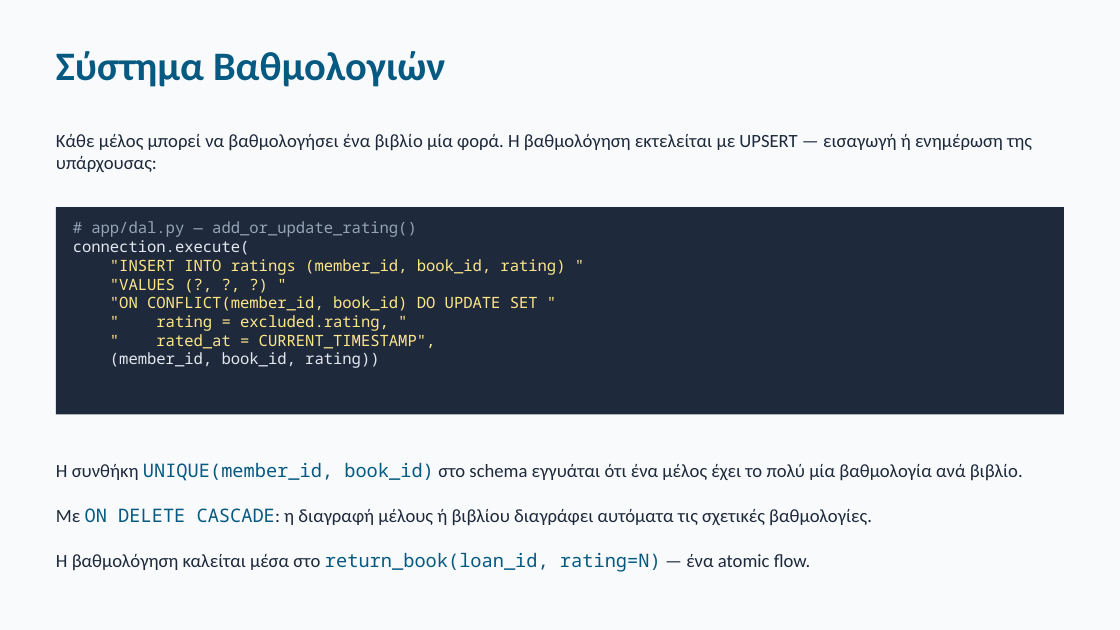
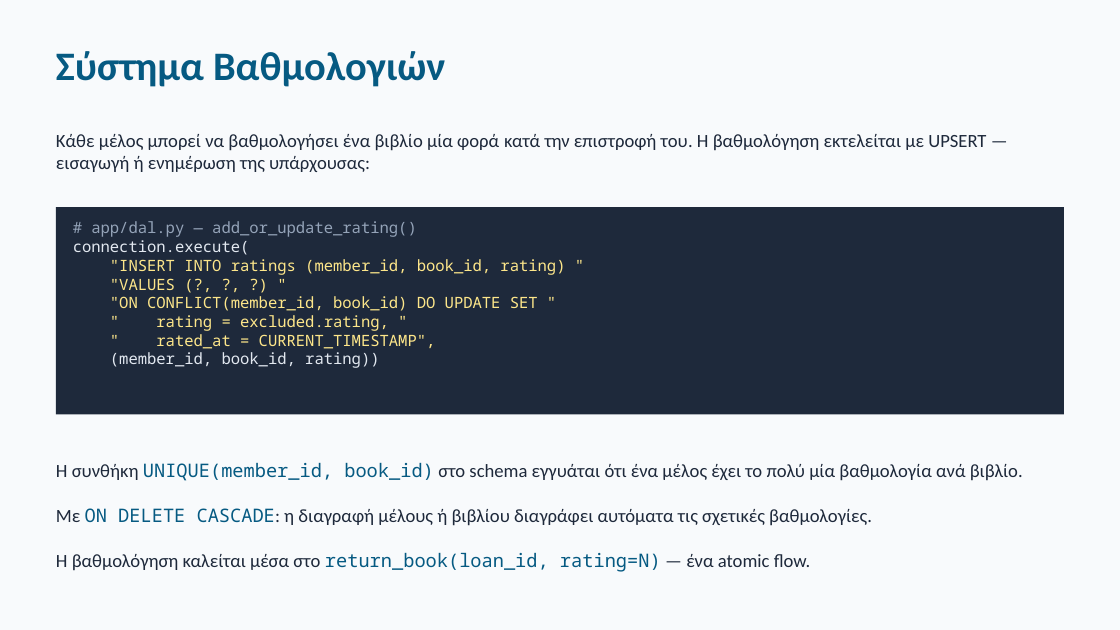
Before and after one commit to JohnNtirintis/EAP-Python-SQLLite-Demo, a slide deck: slide 8 of presentation/presentation.pptx. Drawn at 1120x630 pixels with LibreOffice and Linux fonts; fonts in the diff are those of the drawing. Boxes give left, top, right and bottom in pixels: in the first picture for what was removed or moved away, otherwise in the second. Text is boxed around its words. In the diff, an @@ line names an element or a change of style, - is before the commit and + after.

```diff
--- a/presentation/presentation.pptx
+++ b/presentation/presentation.pptx
@@ text at (x1=56, y1=134, x2=986, y2=172): text changed @@
-Κάθε μέλος μπορεί να βαθμολογήσει ένα βιβλίο μία φορά. Η βαθμολόγηση εκτελείται με UPSERT — εισαγωγή ή ενημέρωση της υπάρχουσας:
+Κάθε μέλος μπορεί να βαθμολογήσει ένα βιβλίο μία φορά κατά την επιστροφή του. Η βαθμολόγηση εκτελείται με UPSERT — εισαγωγή ή ενημέρωση της υπάρχουσας:
```
Also in this commit, not shown: 8 other slides changed, 2 other files.
